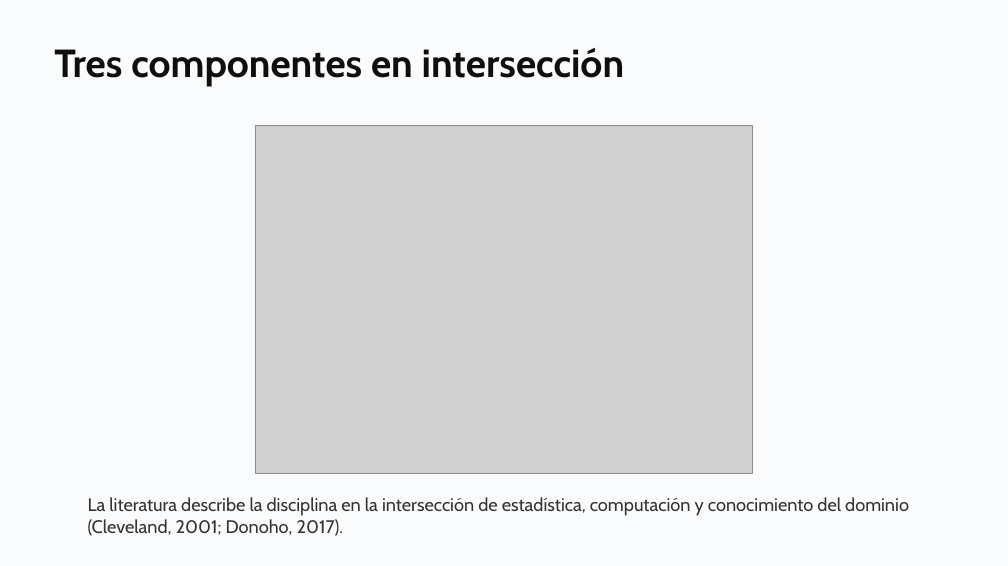
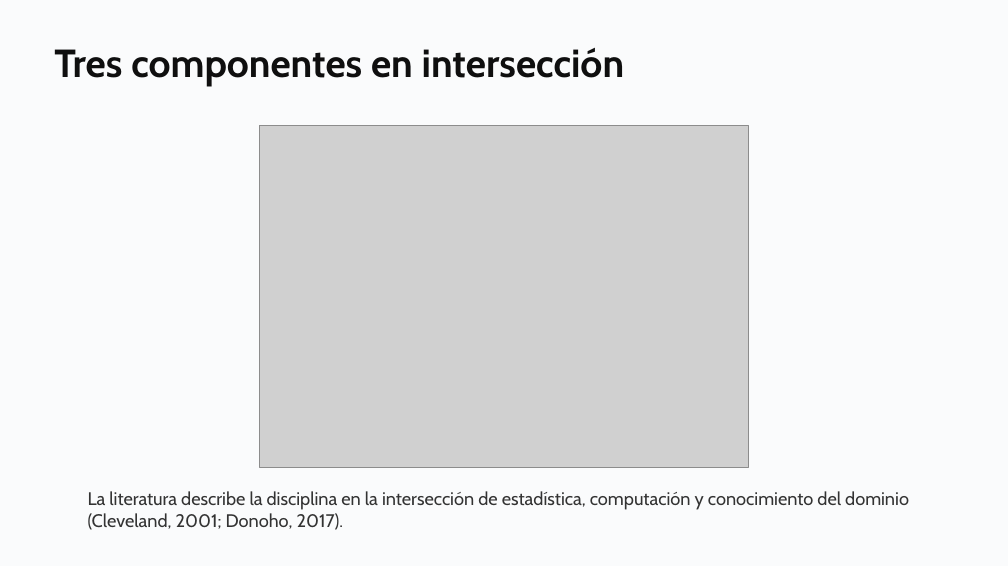
Before and after one commit to daniopitz/diplomado-cdd, a slide deck: slide 5 of presentaciones/clase01_fundamentos_ecosistema.pptx. Drawn at 1008x566 pixels with LibreOffice and Linux fonts; fonts in the diff are those of the drawing; grey boxes stand for pictures. Boxes give left, top, right and bottom in pixels: in the first picture for what was removed or moved away, otherwise in the second. Text is boxed around its words. In the diff, an @@ line names an element or a change of style, - is before the commit and + after.

```diff
--- a/presentaciones/clase01_fundamentos_ecosistema.pptx
+++ b/presentaciones/clase01_fundamentos_ecosistema.pptx
@@ picture: place and size @@
-picture at [255, 126, 752, 474]
+picture at [260, 126, 749, 468]
@@ text "La literatura describe la disciplina ...": place and size @@
-text "La literatura describe la disciplina ..." at [88, 497, 909, 536]
+text "La literatura describe la disciplina ..." at [88, 491, 909, 530]
```
Also in this commit, not shown: 10 other slides changed, 5 other files.
